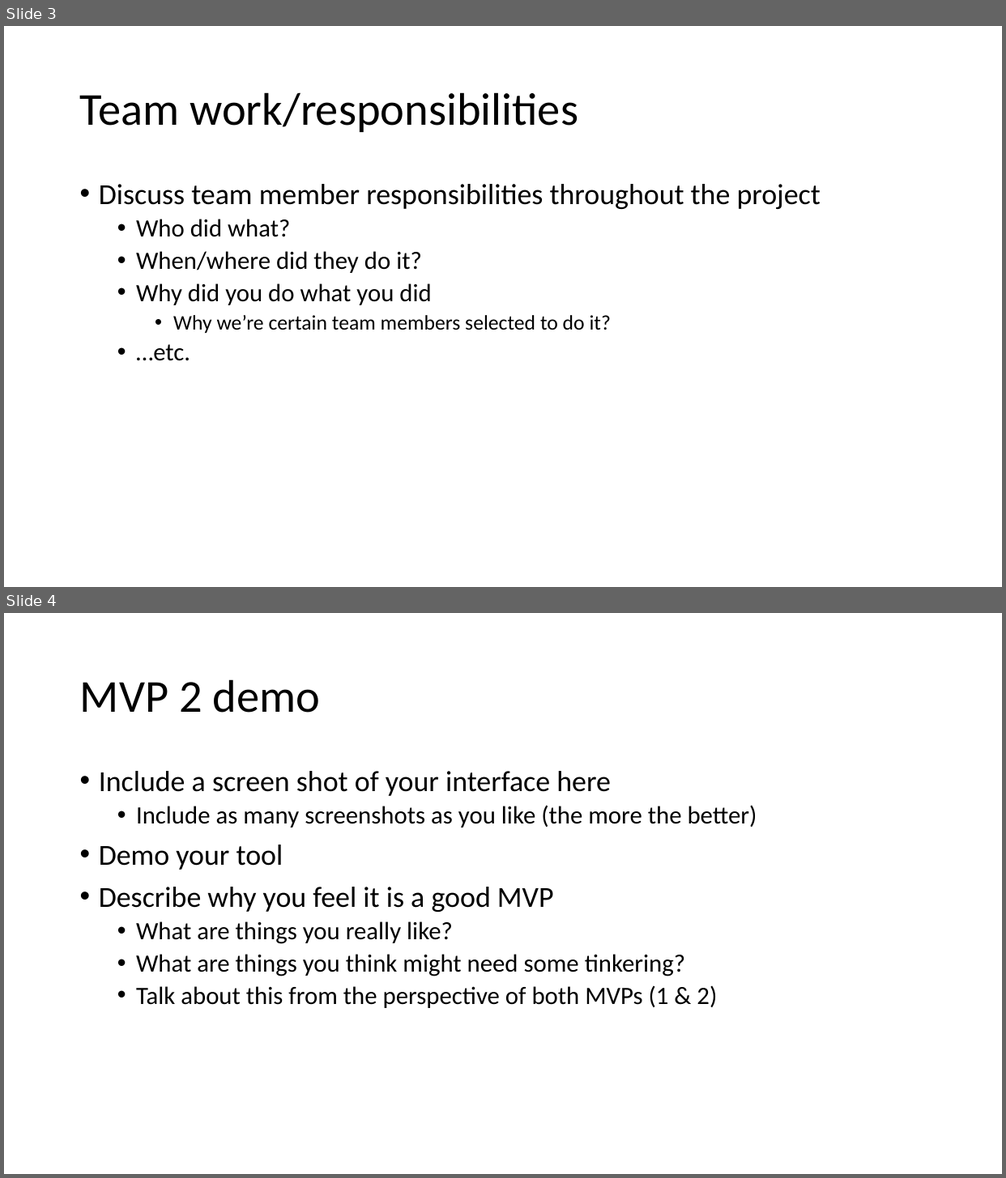
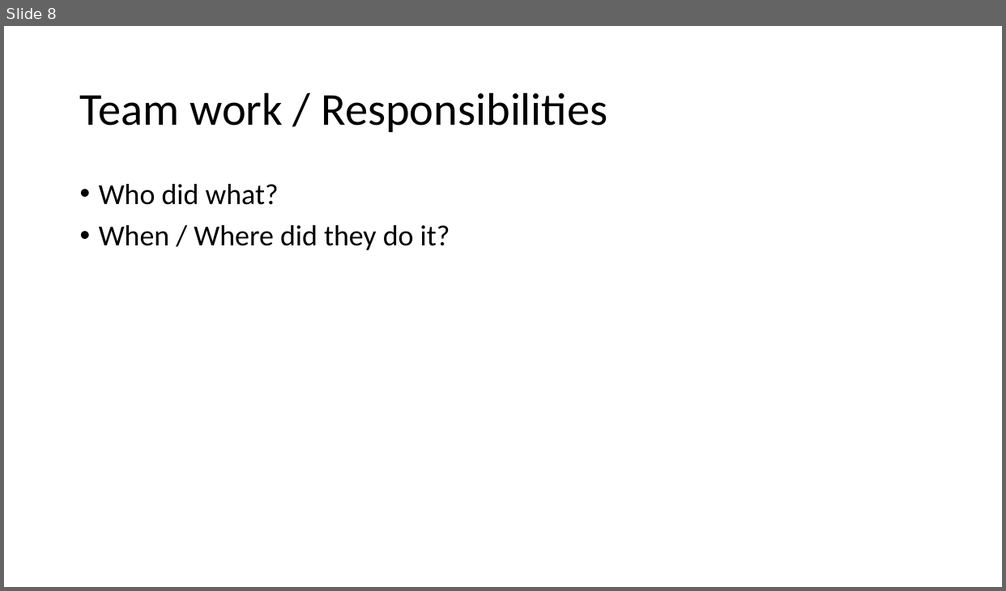
Before and after one commit to Jacobchapman99/ENSE-374-Group07-Project, a slide deck: Milestone4/Milestone 4.ppt. Shown one above the other, each under a label of ours: slides 3 and 4 before the commit, slide 8 after it. The pictures are 1006x1178 and 1006x591 pixels, drawn with LibreOffice and Linux fonts; fonts in the diff are those of the drawing. Boxes give left, top, right and bottom in pixels: in the first picture for what was removed or moved away, otherwise in the second. Text is boxed around its words. In the diff, an @@ line names an element or a change of style, - is before the commit and + after.

```diff
--- a/Milestone4/Milestone 4.ppt
+++ b/Milestone4/Milestone 4.ppt
@@ slide 4 removed at (4, 613, 1002, 1174), background #FFFFFF @@
@@ title removed at (80, 679, 319, 713) @@
-MVP 2 demo
@@ text removed at (99, 771, 757, 1008) @@
-• Include a screen shot of your interface here
-  • Include as many screenshots as you like (the more the better)
-• Demo your tool
-• Describe why you feel it is a good MVP
-  • What are things you really like?
-  • What are things you think might need some tinkering?
-  • Talk about this from the perspective of both MVPs (1 & 2)
@@ what was slide 3 is now slide 8 @@
@@ slide 8 changed as well @@
@@ title at (80, 92, 608, 132): text changed @@
-Team work/responsibilities
+Team work / Responsibilities
@@ text at (99, 184, 820, 209): paragraph removed @@
-• Discuss team member responsibilities throughout the project
@@ text at (99, 184, 279, 205): size 24 to 28 pt in "Who did what?"; list level 2 to 1 in "Who did what?" @@
@@ text at (99, 225, 450, 250): text changed; size 24 to 28 pt @@
-  • When/where did they do it?
-  • Why did you do what you did
-    • Why we’re certain team members selected to do it?
-  • …etc.
+• When / Where did they do it?
```
Also in this commit, not shown: 1 other slide changed, 25 slides added, 4 other slides removed.
